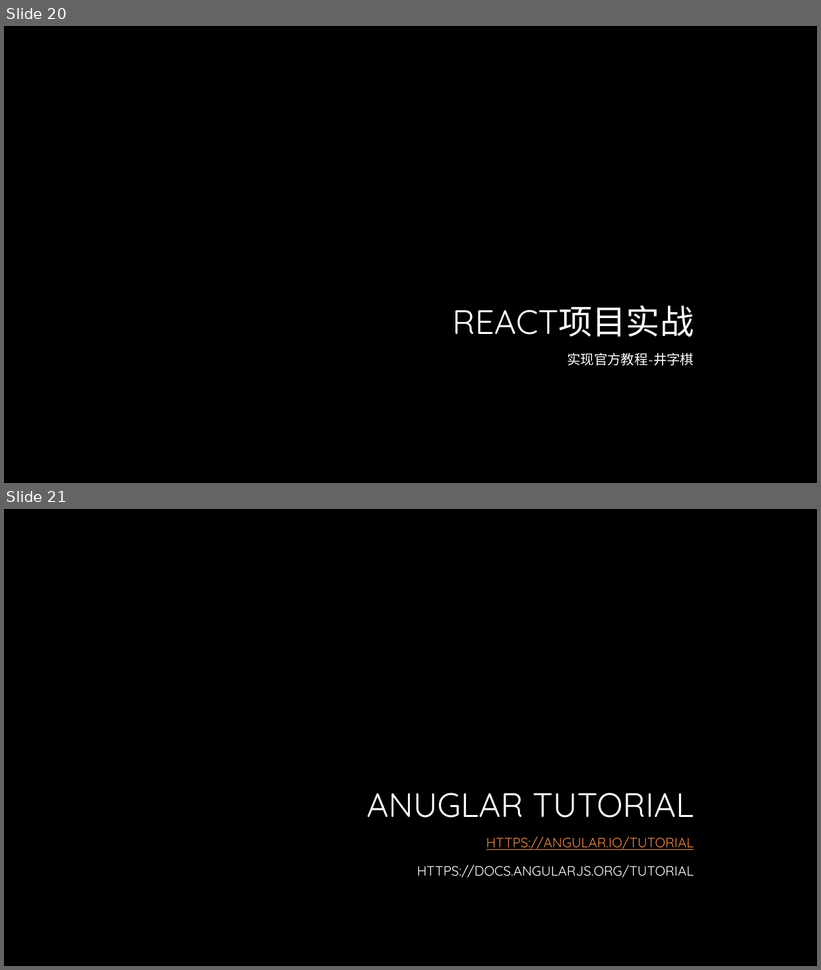
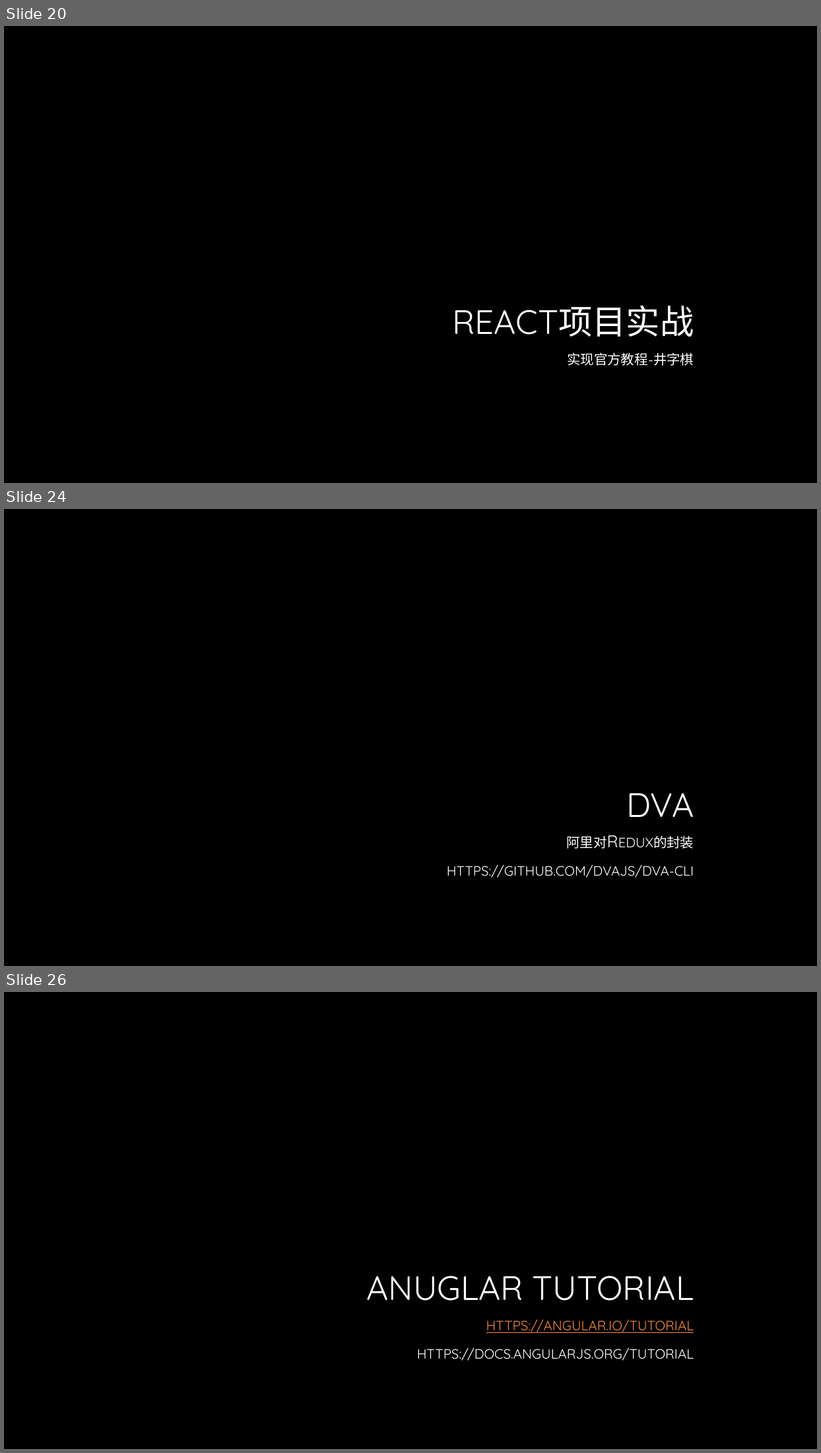
Before and after one commit to lee813/ECVFrontend, a slide deck: 前端课程.pptx. Shown one above the other, each under a label of ours: slides 20 and 21 before the commit, slides 20, 24 and 26 after it; the slides between them are not shown. The pictures are 821x970 and 821x1453 pixels, drawn with LibreOffice and Linux fonts; fonts in the diff are those of the drawing; background and template pictures are left out. Boxes give left, top, right and bottom in pixels: in the first picture for what was removed or moved away, otherwise in the second. Text is boxed around its words. In the diff, an @@ line names an element or a change of style, - is before the commit and + after.

```diff
--- a/前端课程.pptx
+++ b/前端课程.pptx
@@ slide 24 added at bbox=[4, 509, 817, 966], background picture (left out) @@
@@ title added at bbox=[627, 793, 694, 817], 40 pt, text gradient #FFFFFF to #A6A6A6 @@
+DVA
@@ text added at bbox=[447, 836, 694, 878], 20 pt, text gradient #FFFFFF to #BFBFBF, small capitals @@
+阿里对Redux的封装
+https://github.com/dvajs/dva-cli
@@ what was slide 21 is now slide 26 @@
```
Also in this commit, not shown: 8 other slides added.
